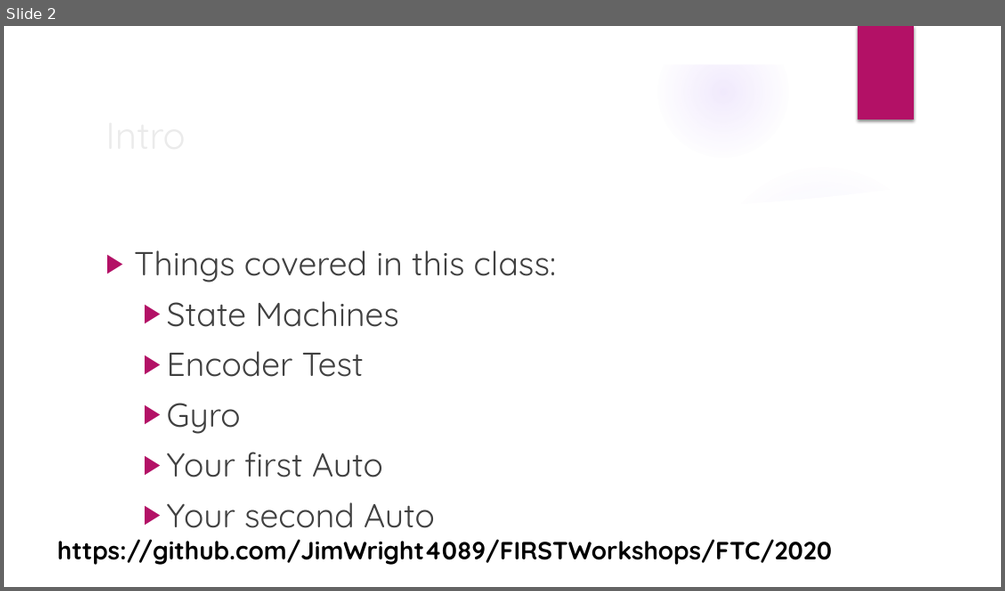
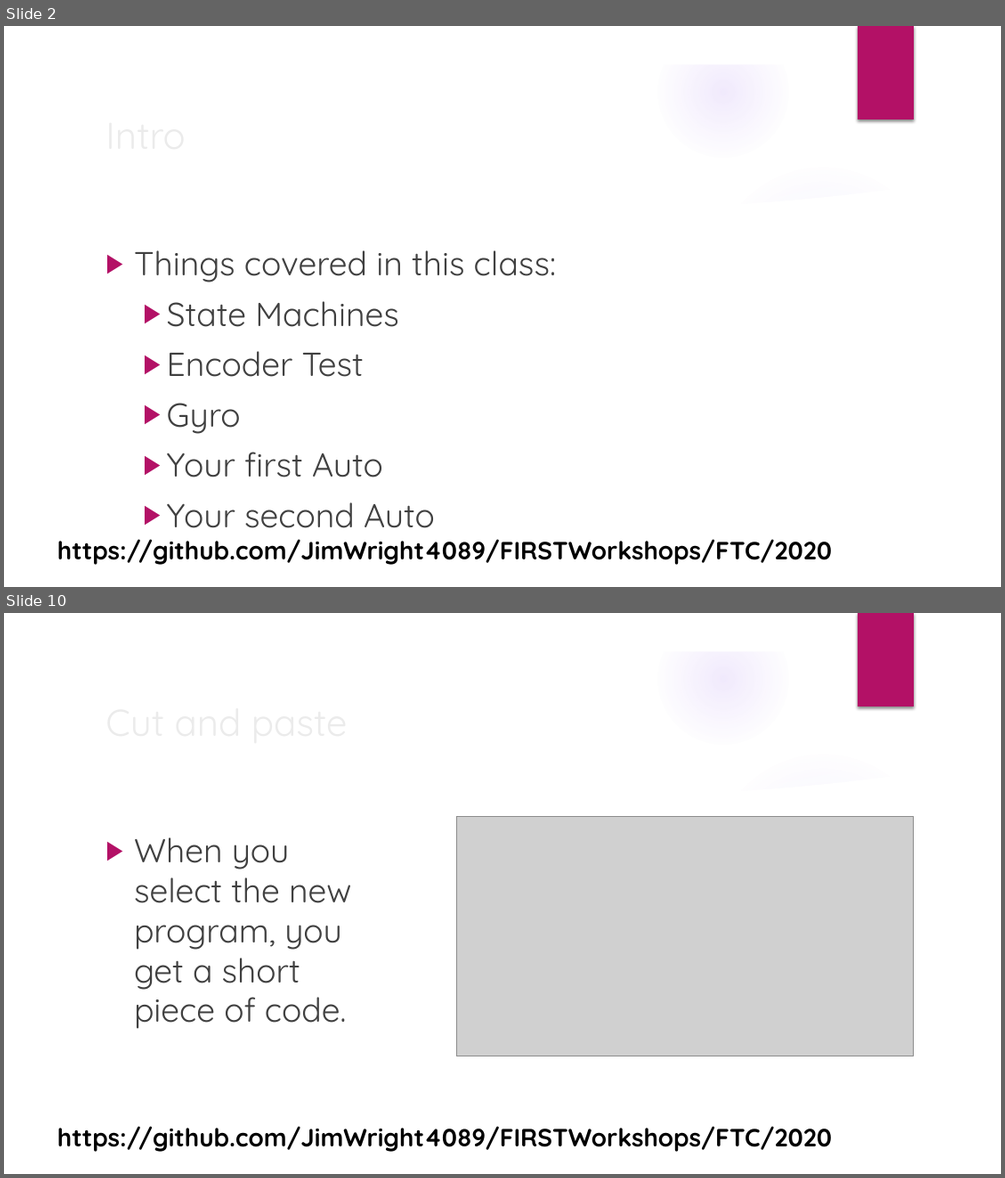
Before and after one commit to JimWright4089/FIRSTWorkshops, a slide deck: FTC/2020/All About Auto.pptx. Shown one above the other, each under a label of ours: slide 2 before the commit, slides 2 and 10 after it; the slides between them are not shown. The pictures are 1005x591 and 1005x1178 pixels, drawn with LibreOffice and Linux fonts; fonts in the diff are those of the drawing; grey boxes stand for pictures; background and template pictures are left out. Boxes give left, top, right and bottom in pixels: in the first picture for what was removed or moved away, otherwise in the second. Text is boxed around its words. In the diff, an @@ line names an element or a change of style, - is before the commit and + after.

```diff
--- a/FTC/2020/All About Auto.pptx
+++ b/FTC/2020/All About Auto.pptx
@@ slide 10 added at (x1=4, y1=613, x2=1001, y2=1174), background picture (left out); not listed: 9 template elements that a slide beside it also shows @@
@@ title added at (x1=98, y1=692, x2=815, y2=750), 36 pt, text #EBEBEB @@
+Cut and paste
@@ picture added at (x1=456, y1=817, x2=914, y2=1056) @@
@@ text added at (x1=134, y1=837, x2=351, y2=1029), 32 pt, text #404040 @@
+▶ When you select the new program, you get a short piece of code.
@@ text added at (x1=57, y1=1126, x2=832, y2=1151), 24 pt, text #000000, bold @@
+https://github.com/JimWright4089/FIRSTWorkshops/FTC/2020
```
Also in this commit, not shown: 2 slides changed, 14 other slides added.
